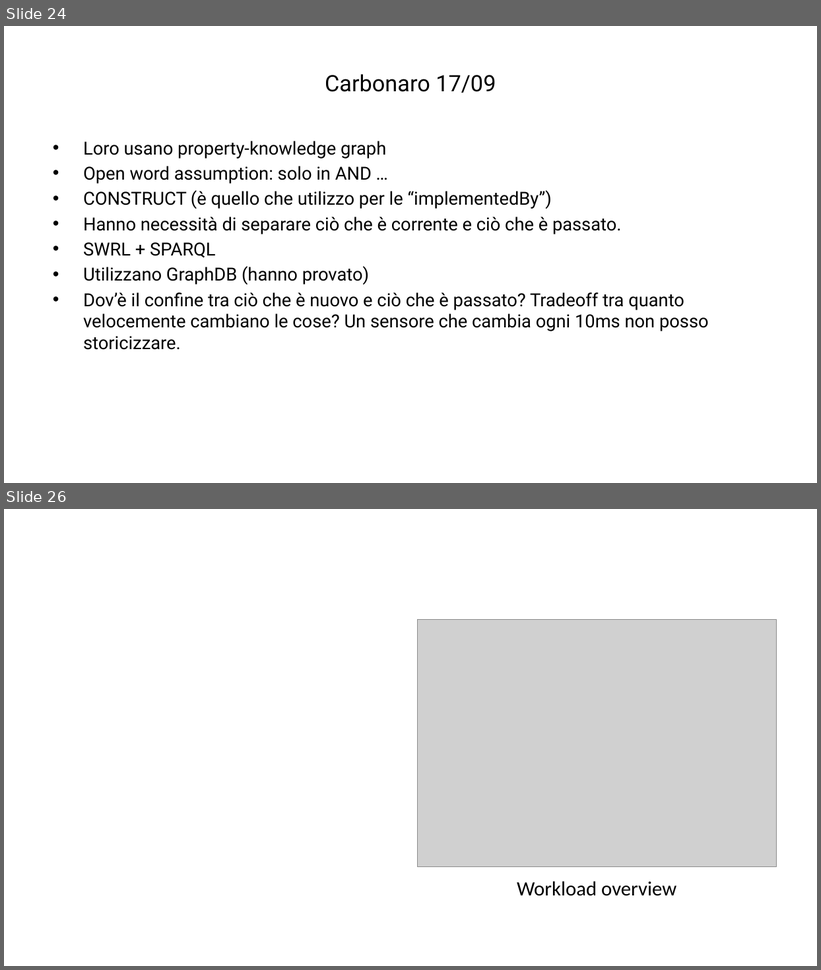
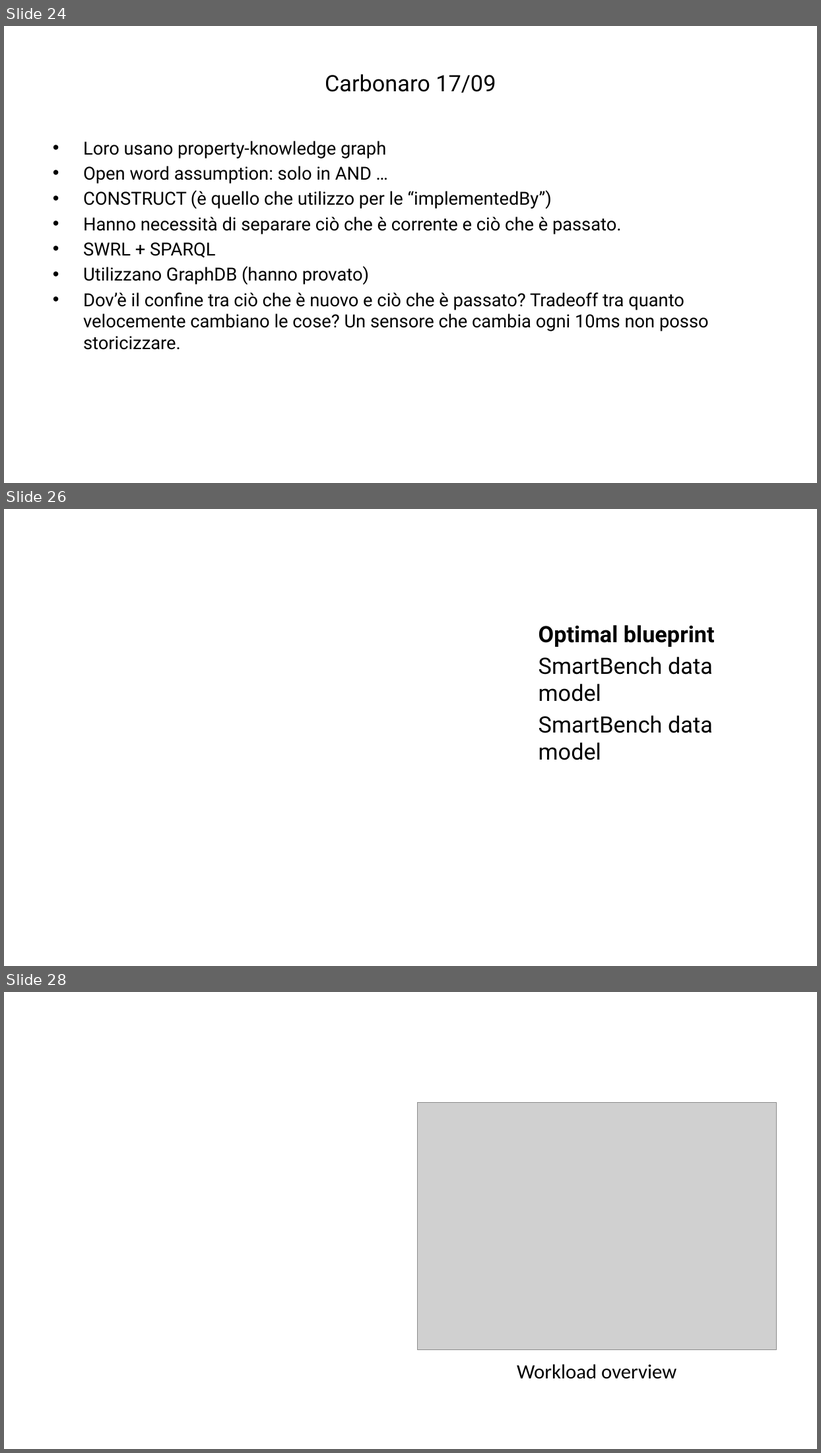
Before and after one commit to ManuelePasini/slides-markdown, a slide deck: digital_twins.pptx. Shown one above the other, each under a label of ours: slides 24 and 26 before the commit, slides 24, 26 and 28 after it; the slides between them are not shown. The pictures are 821x970 and 821x1453 pixels, drawn with LibreOffice and Linux fonts; fonts in the diff are those of the drawing; grey boxes stand for pictures. Boxes give left, top, right and bottom in pixels: in the first picture for what was removed or moved away, otherwise in the second. Text is boxed around its words. In the diff, an @@ line names an element or a change of style, - is before the commit and + after.

```diff
--- a/digital_twins.pptx
+++ b/digital_twins.pptx
@@ slide 26 added at [4, 509, 817, 966], background #FFFFFF @@
@@ text added at [539, 625, 715, 760], 20 pt, text #000000 @@
+Optimal blueprint
+SmartBench data model
+SmartBench data model
@@ what was slide 26 is now slide 28 @@
```
Also in this commit, not shown: 2 other slides added, 1 slide removed, 5 other files.
